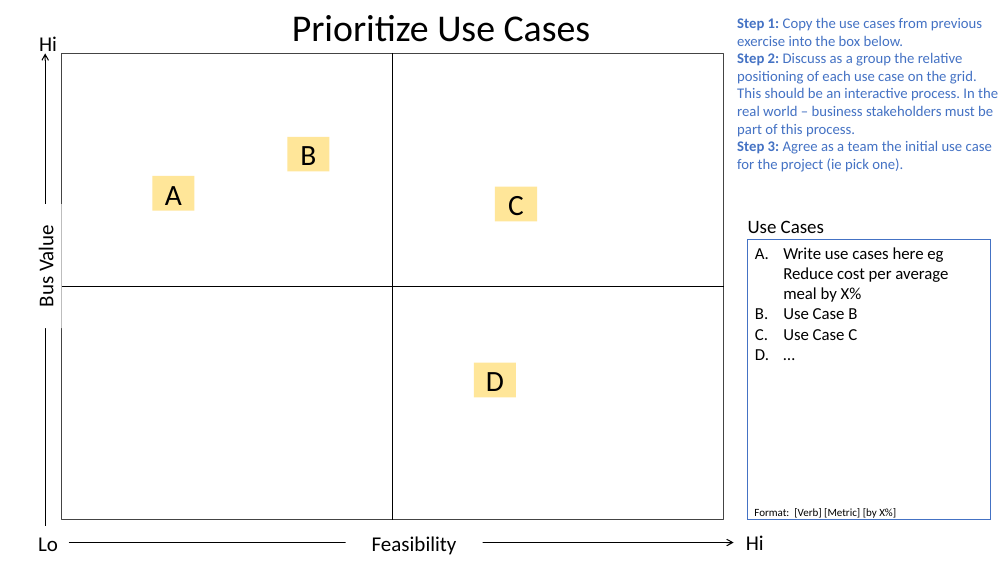
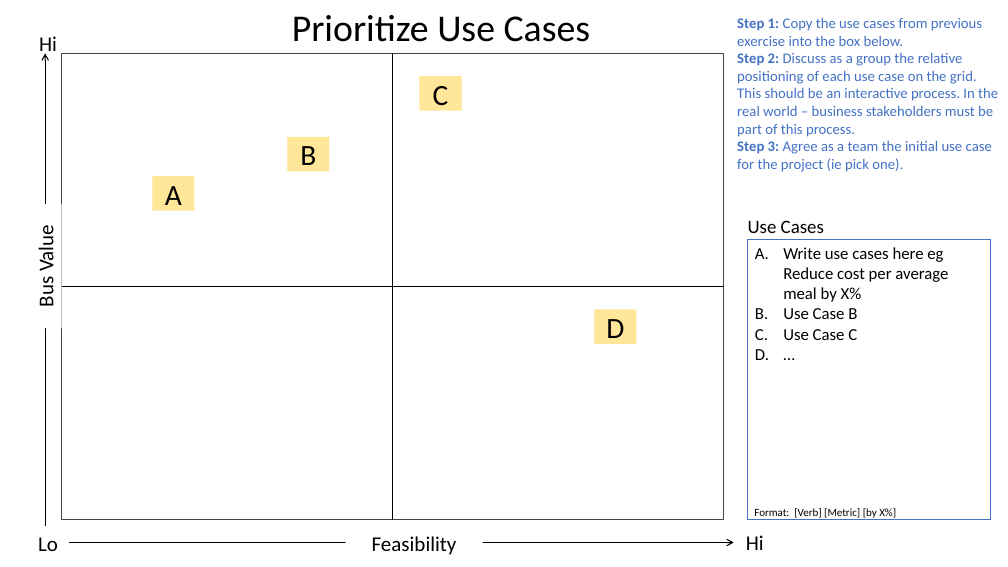
Before and after one commit to HV-training/ADS-Exercises, a slide deck: slide 10 of Canvas Worksheets.pptx. Drawn at 1008x567 pixels with LibreOffice and Linux fonts; fonts in the diff are those of the drawing. Boxes give left, top, right and bottom in pixels: in the first picture for what was removed or moved away, otherwise in the second. Text is boxed around its words. In the diff, an @@ line names an element or a change of style, - is before the commit and + after.

```diff
--- a/Canvas Worksheets.pptx
+++ b/Canvas Worksheets.pptx
@@ rectangle "C": place and size @@
-rectangle "C" at (495,187,538,222)
+rectangle "C" at (420,76,462,111)
@@ rectangle "D": place and size @@
-rectangle "D" at (474,363,516,398)
+rectangle "D" at (594,309,637,344)
```
Also in this commit, not shown: 2 other slides changed.
